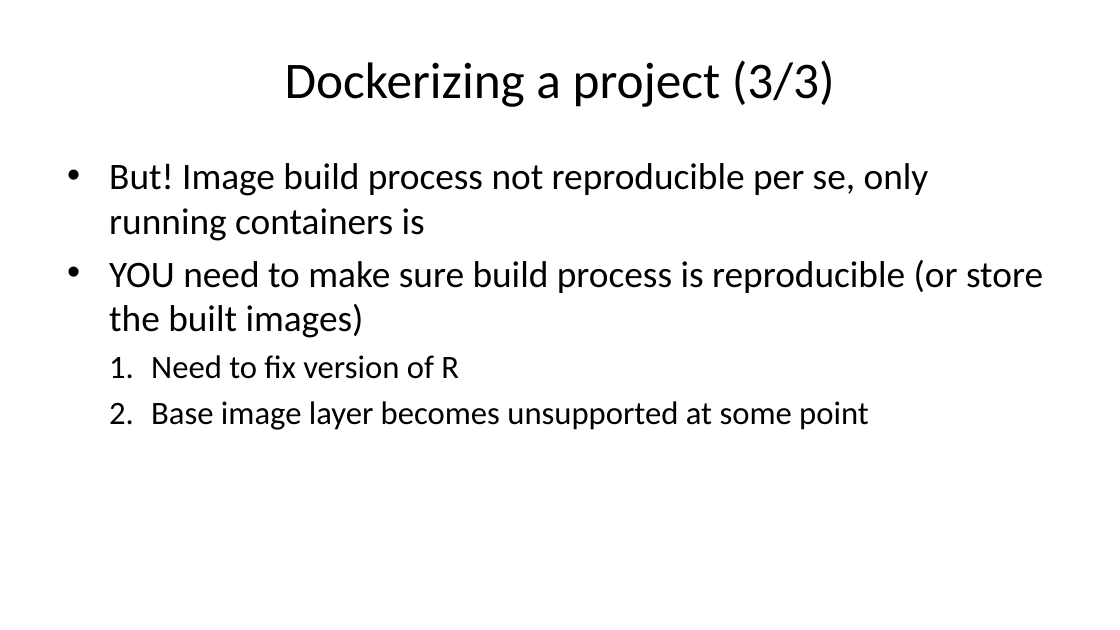
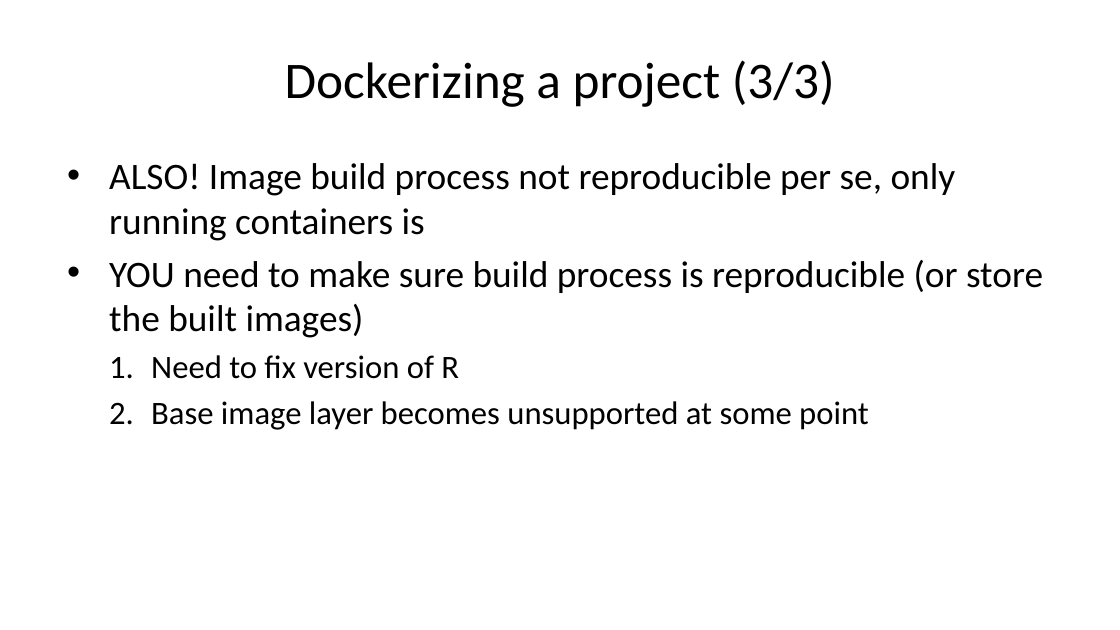
Before and after one commit to b-rodrigues/repro_basf, a slide deck: slide 19 of docs/index.pptx (slide 21 before the commit). Drawn at 1120x630 pixels with LibreOffice and Linux fonts; fonts in the diff are those of the drawing. Boxes give left, top, right and bottom in pixels: in the first picture for what was removed or moved away, otherwise in the second. Text is boxed around its words. In the diff, an @@ line names an element or a change of style, - is before the commit and + after.

```diff
--- a/docs/index.pptx
+++ b/docs/index.pptx
@@ text at <box>109,163,956,241</box>: text changed @@
-• But! Image build process not reproducible per se, only running containers is
+• ALSO! Image build process not reproducible per se, only running containers is
```
Also in this commit, not shown: 11 other slides changed, 1 slide added, 5 slides removed, 17 other files.
